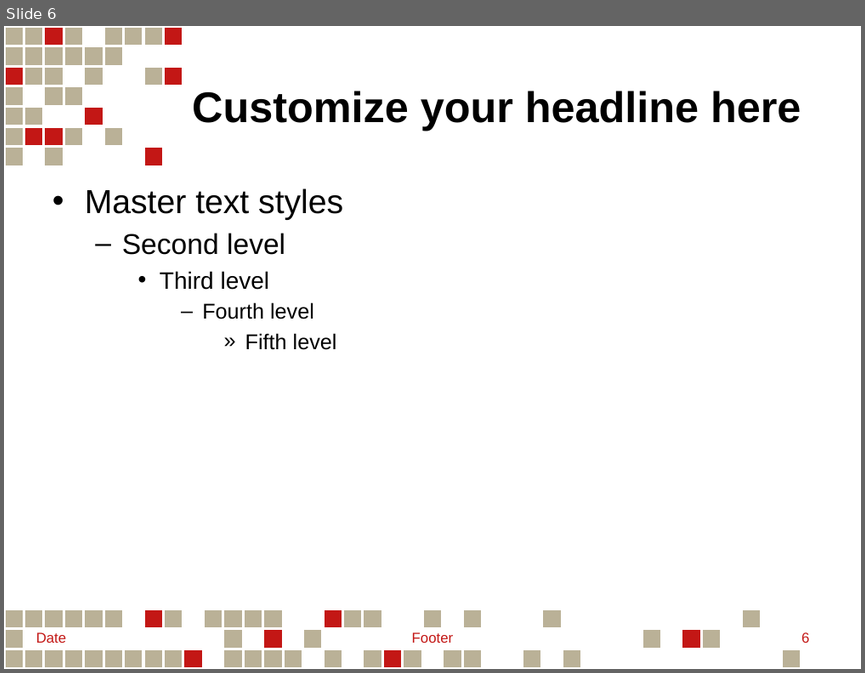
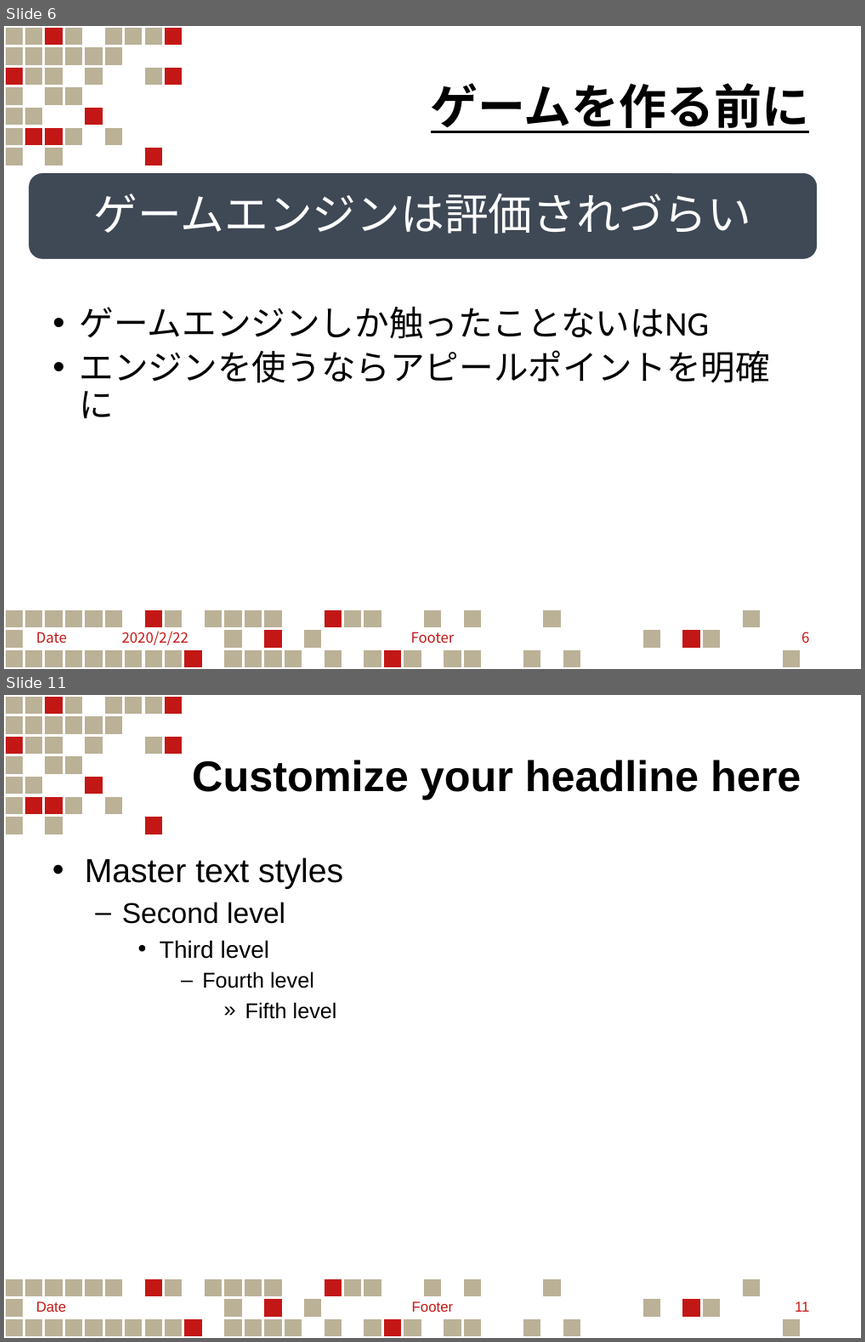
Before and after one commit to KoreanGinseng/StepUpFestival, a slide deck: ステフェスゲームPG.pptx. Shown one above the other, each under a label of ours: slide 6 before the commit, slides 6 and 11 after it; the slides between them are not shown. The pictures are 865x673 and 865x1342 pixels, drawn with LibreOffice and Linux fonts; fonts in the diff are those of the drawing. Boxes give left, top, right and bottom in pixels: in the first picture for what was removed or moved away, otherwise in the second. Text is boxed around its words. In the diff, an @@ line names an element or a change of style, - is before the commit and + after.

```diff
--- a/ステフェスゲームPG.pptx
+++ b/ステフェスゲームPG.pptx
@@ slide 6 added at box(4, 26, 861, 669), background #FFFFFF; not listed: 192 template elements that a slide beside it also shows @@
@@ title added at box(431, 83, 810, 133), 40 pt, text #000000, bold, underline @@
+ゲームを作る前に
@@ rounded rectangle added at box(28, 171, 818, 260), fill #3F4855, outline #FFFFFF 2 pt @@
@@ text added at box(94, 193, 751, 233), 37 pt, text #FFFFFF @@
+ゲームエンジンは評価されづらい
@@ text added at box(80, 306, 770, 419), 29 pt, text #000000 @@
+  •• ゲームエンジンしか触ったことないはNG
+  •• エンジンを使うならアピールポイントを明確に
@@ text added at box(36, 630, 188, 645), 12 pt, text #C31715 @@
+Date 2020/2/22
@@ text added at box(411, 631, 454, 642), 12 pt, text #C31715 @@
+Footer
@@ page number added at box(801, 631, 809, 642), 12 pt, text #C31715 @@
+6
@@ what was slide 6 is now slide 11 @@
@@ page number at box(794, 1301, 809, 1311): text changed @@
-6
+11
```
Also in this commit, not shown: 6 slides changed, 4 other slides added, 3 other files.
